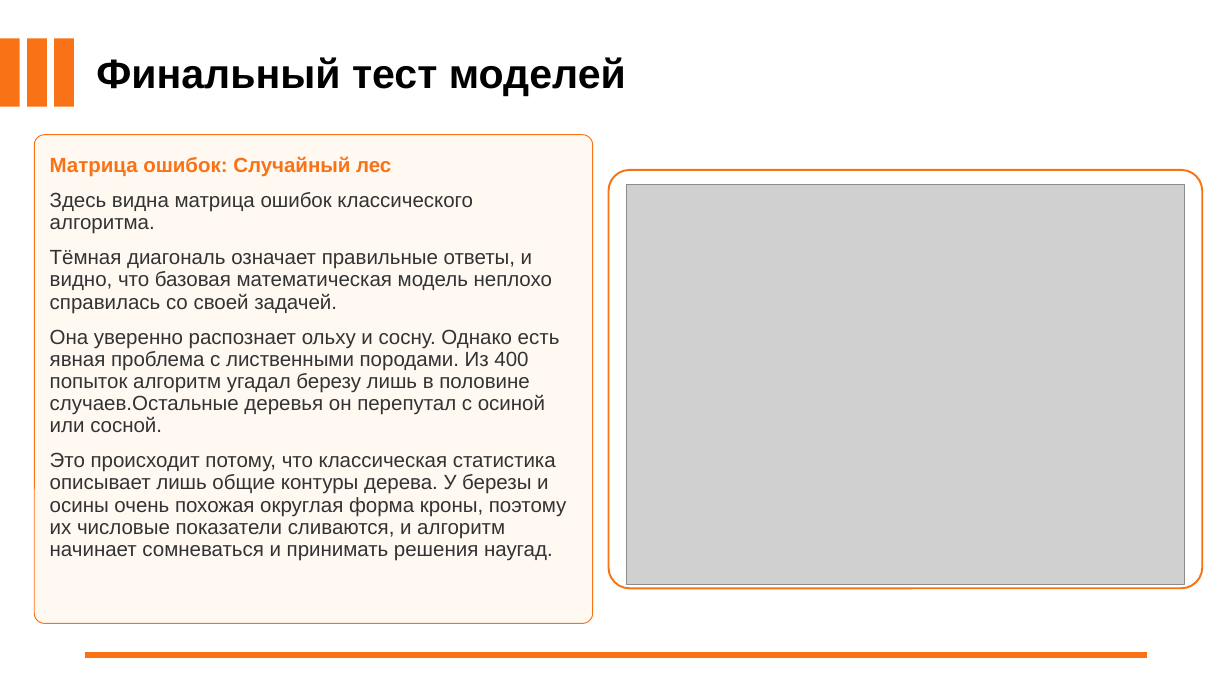
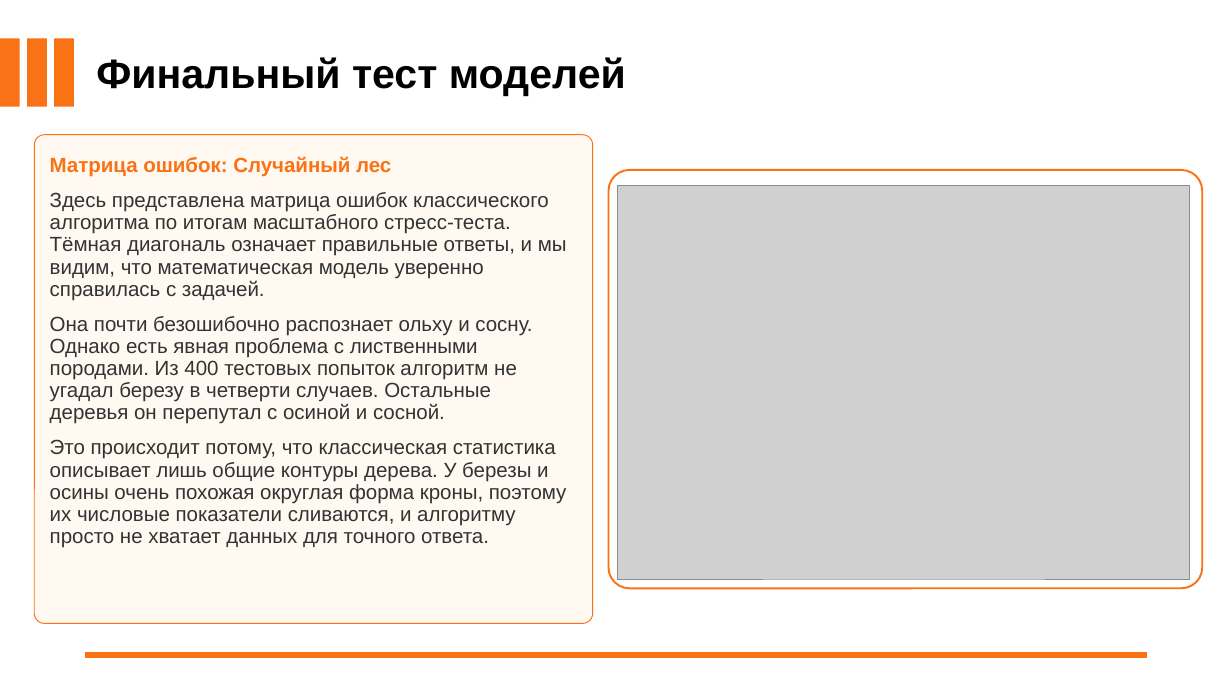
Before and after one commit to NotTheStas/COURSEPROJECT, a slide deck: slide 18 of ПрезентацияГречихинИСИвановаОГ.pptx. Drawn at 1232x693 pixels with LibreOffice and Linux fonts; fonts in the diff are those of the drawing; grey boxes stand for pictures; background and template pictures are left out. Boxes give left, top, right and bottom in pixels: in the first picture for what was removed or moved away, otherwise in the second. Text is boxed around its words. In the diff, an @@ line names an element or a change of style, - is before the commit and + after.

```diff
--- a/ПрезентацияГречихинИСИвановаОГ.pptx
+++ b/ПрезентацияГречихинИСИвановаОГ.pptx
@@ text at [50,192,567,548]: text changed @@
-Здесь видна матрица ошибок классического алгоритма.
-Тёмная диагональ означает правильные ответы, и видно, что базовая математическая модель неплохо справилась со своей задачей.
-Она уверенно распознает ольху и сосну. Однако есть явная проблема с лиственными породами. Из 400 попыток алгоритм угадал березу лишь в половине случаев.Остальные деревья он перепутал с осиной или сосной.
-Это происходит потому, что классическая статистика описывает лишь общие контуры дерева. У березы и осины очень похожая округлая форма кроны, поэтому их числовые показатели сливаются, и алгоритм начинает сомневаться и принимать решения наугад.
+Здесь представлена матрица ошибок классического алгоритма по итогам масштабного стресс-теста. Тёмная диагональ означает правильные ответы, и мы видим, что математическая модель уверенно справилась с задачей.
+Она почти безошибочно распознает ольху и сосну. Однако есть явная проблема с лиственными породами. Из 400 тестовых попыток алгоритм не угадал березу в четверти случаев. Остальные деревья он перепутал с осиной и сосной.
+Это происходит потому, что классическая статистика описывает лишь общие контуры дерева. У березы и осины очень похожая округлая форма кроны, поэтому их числовые показатели сливаются, и алгоритму просто не хватает данных для точного ответа.
@@ picture: place and size @@
-picture at [627,184,1185,584]
+picture at [618,186,1190,579]
```
Also in this commit, not shown: 4 other slides changed, 1 slide added, 1 slide removed, 1 other file.
